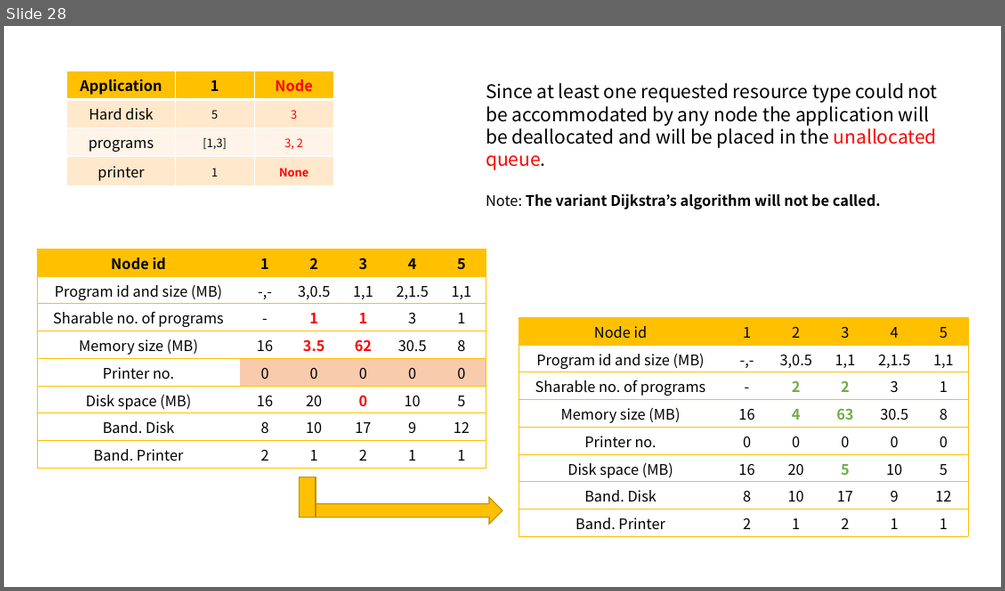
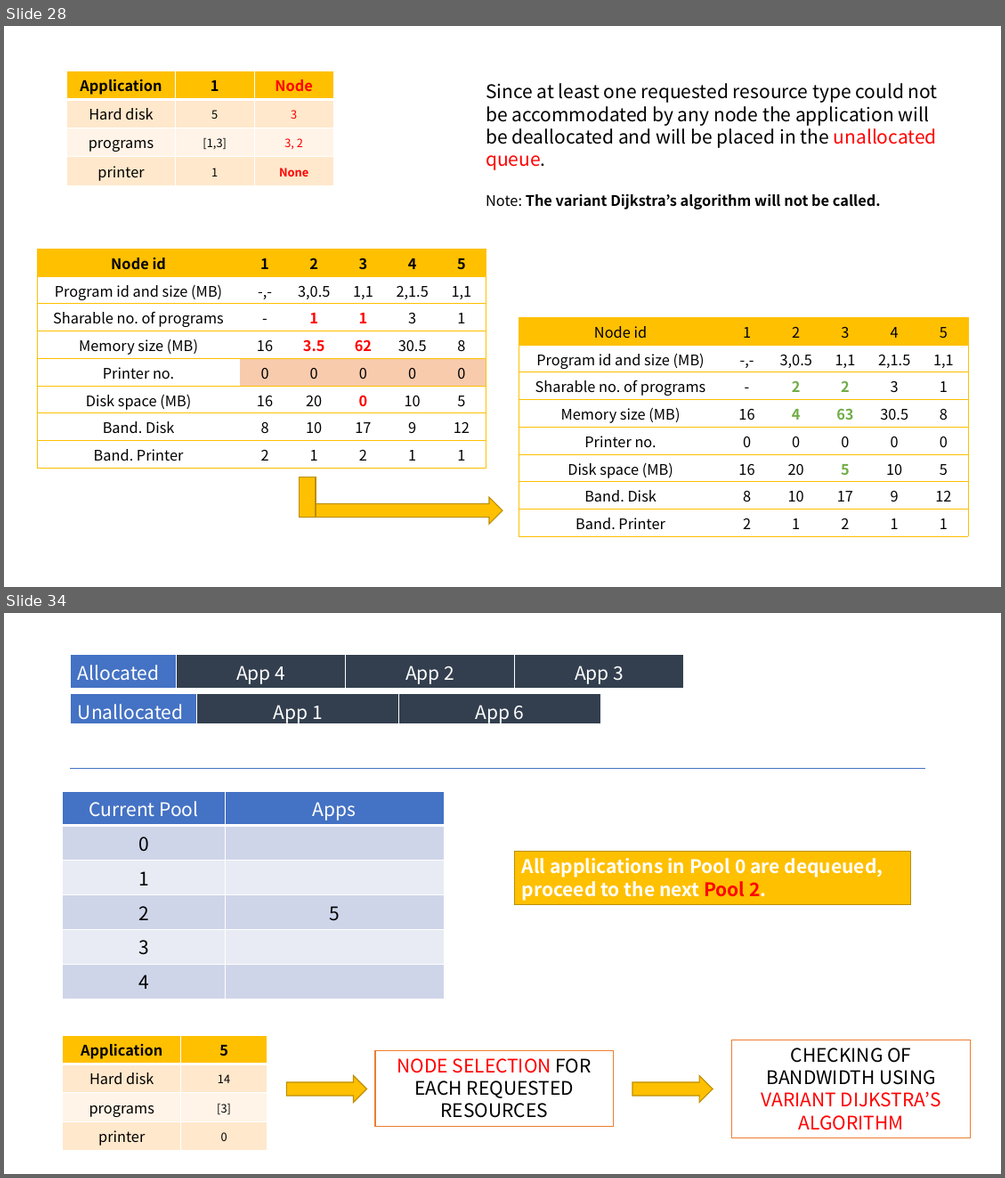
Before and after one commit to revhea2/priority-based-resource-allocation, a slide deck: final_presentation.pptx. Shown one above the other, each under a label of ours: slide 28 before the commit, slides 28 and 34 after it; the slides between them are not shown. The pictures are 1005x591 and 1005x1178 pixels, drawn with LibreOffice and Linux fonts; fonts in the diff are those of the drawing. Boxes give left, top, right and bottom in pixels: in the first picture for what was removed or moved away, otherwise in the second. Text is boxed around its words. In the diff, an @@ line names an element or a change of style, - is before the commit and + after.

```diff
--- a/final_presentation.pptx
+++ b/final_presentation.pptx
@@ slide 34 added at [4, 613, 1001, 1174], background #FFFFFF @@
@@ table added at [71, 655, 684, 688], 1 rows, 4 columns @@
+Allocated | App 4 | App 2 | App 3
@@ table added at [71, 694, 600, 727], 1 rows, 3 columns @@
+Unallocated | App 1 | App 6
@@ line added from (70, 768) to (925, 768), #4472C4 0.5 pt @@
@@ table added at [63, 791, 445, 992], 6 rows, 2 columns @@
+Current Pool | Apps
+0 | 
+1 | 
+2 | 5
+3 | 
+4 | 
@@ rectangle added at [515, 852, 911, 905], fill #FFC000, outline #BD8E00 1 pt, 18 pt, text #FFFFFF, bold @@
+All applications in Pool 0 are dequeued, proceed to the next Pool 2.
@@ table added at [63, 1036, 268, 1149], 4 rows, 2 columns @@
+Application | 5
+Hard disk | 14
+programs | [3]
+printer | 0
@@ rectangle added at [376, 1051, 614, 1126], fill #FFFFFF, outline #ED7D31 1 pt, 18 pt, text #000000 @@
+NODE SELECTION FOR EACH REQUESTED RESOURCES
@@ rectangle added at [732, 1040, 971, 1138], fill #FFFFFF, outline #ED7D31 1 pt, 18 pt, text #FF0000 @@
+CHECKING OF BANDWIDTH USING VARIANT DIJKSTRA’S ALGORITHM
@@ right arrow added at [287, 1075, 367, 1102], fill #FFC000, outline #BD8E00 1 pt @@
@@ right arrow added at [633, 1075, 713, 1102], fill #FFC000, outline #BD8E00 1 pt @@
```
Also in this commit, not shown: 5 slides changed, 38 other slides added, 1 slide removed, 5 other files.
